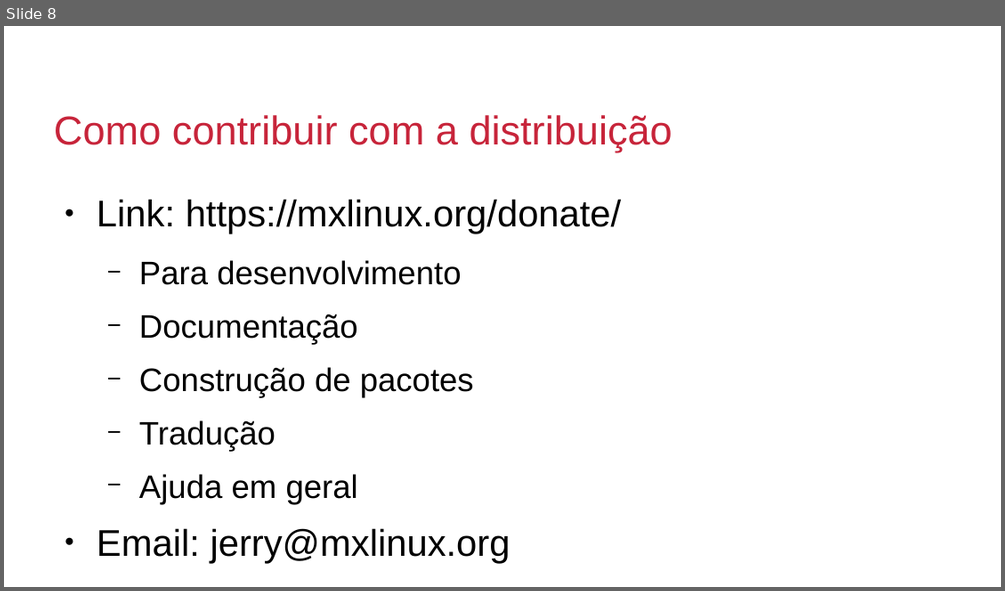
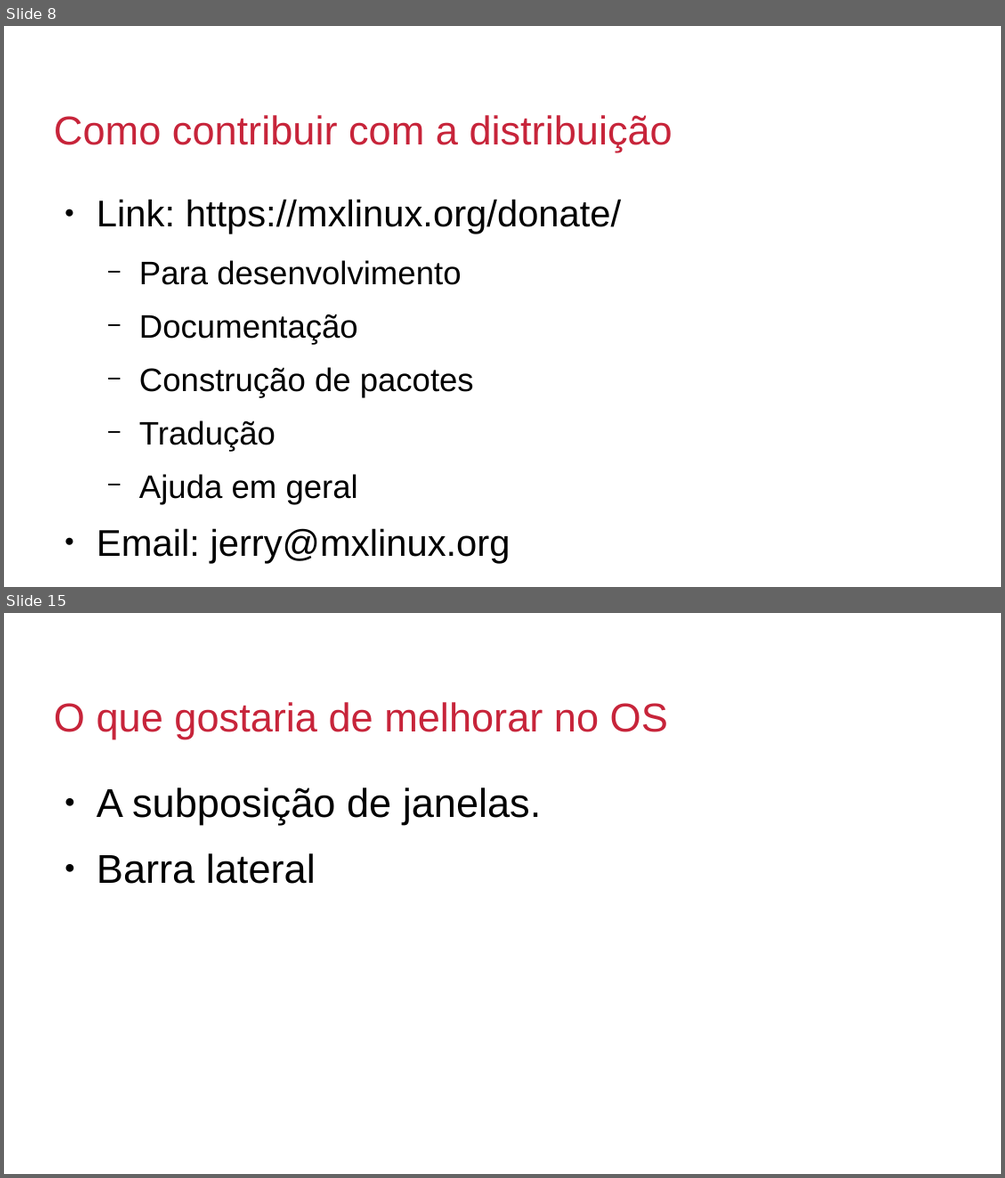
Before and after one commit to millerraycell/MillerRodrigo_Seminario_OS_rr_2019, a slide deck: apresentação.odp. Shown one above the other, each under a label of ours: slide 8 before the commit, slides 8 and 15 after it; the slides between them are not shown. The pictures are 1005x591 and 1005x1178 pixels, drawn with LibreOffice and Linux fonts; fonts in the diff are those of the drawing; background and template pictures are left out. Boxes give left, top, right and bottom in pixels: in the first picture for what was removed or moved away, otherwise in the second. Text is boxed around its words. In the diff, an @@ line names an element or a change of style, - is before the commit and + after.

```diff
--- a/apresentação.odp
+++ b/apresentação.odp
@@ slide 15 added at [4,613,1001,1174], background #FFFFFF; not listed: 3 template elements that a slide beside it also shows @@
@@ title added at [54,702,668,739], 32 pt, text #C7243A @@
+O que gostaria de melhorar no OS
@@ text added at [97,787,542,884], 32 pt, text #000000 @@
+● A subposição de janelas.
+● Barra lateral
```
Also in this commit, not shown: 2 slides changed, 5 other slides added.
